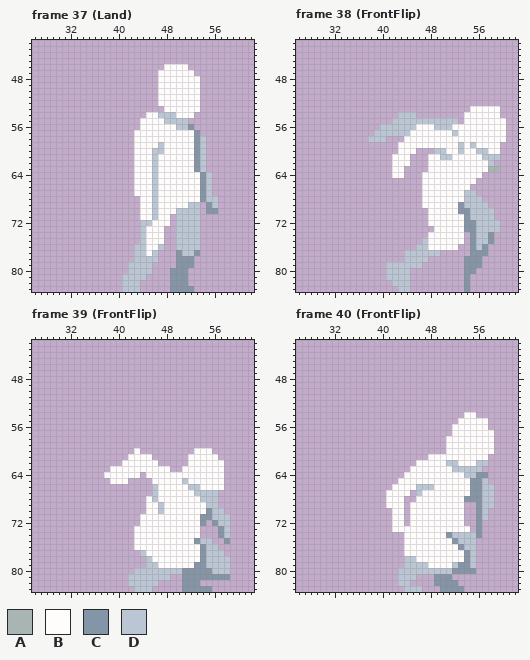
Edited in one commit: pixel-art file (Assets/DeadRevolver/PixelPrototypePlayerSprites/Art/Aseprite/Player.aseprite). The picture above is the old version.
96x84 pixels, 290 frames. Shown: frame 37 (Land): x 26..62, y 42..83; frame 38 (FrontFlip): x 26..62, y 42..83; frame 39 (FrontFlip): x 26..62, y 42..83; frame 40 (FrontFlip): x 26..62, y 42..83. The commit also changed other frames, which this record leaves out.
Palette (. is transparent): A #a8b5b2  B #fffcfc  C #8595a8  D #bac6d4
And afterwards:
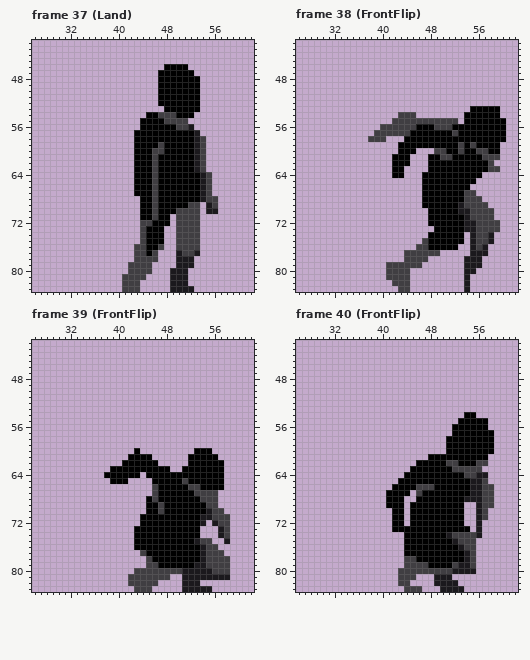
Change:
Colour B changes from #fffcfc to #000000.
Colour C changes from #8595a8 to #1b191d.
Colour D changes from #bac6d4 to #403e42.
Frame 38 (FrontFlip), layer "Player/Torso":
The edit turns colour A into colour D in row 63 at x 58 to 59.
